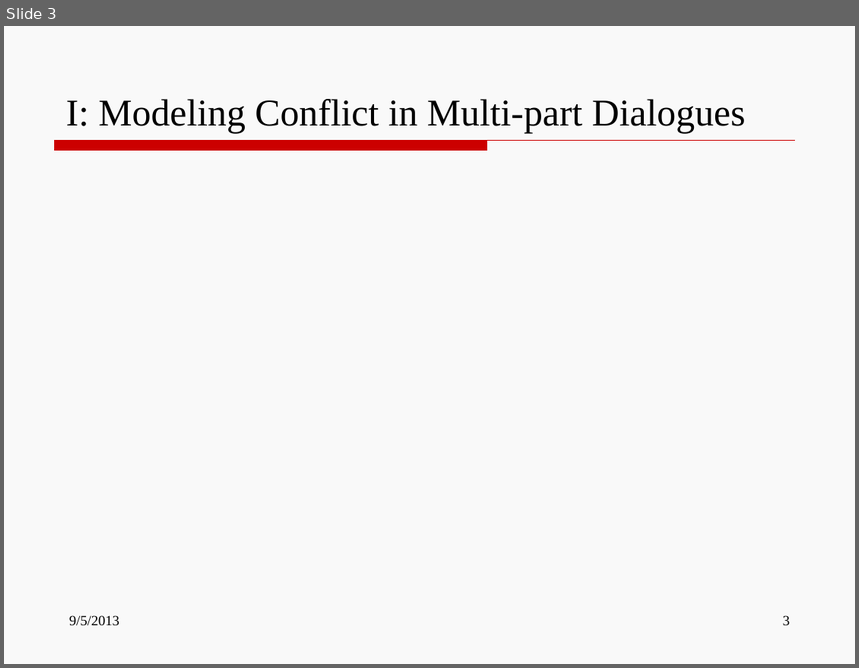
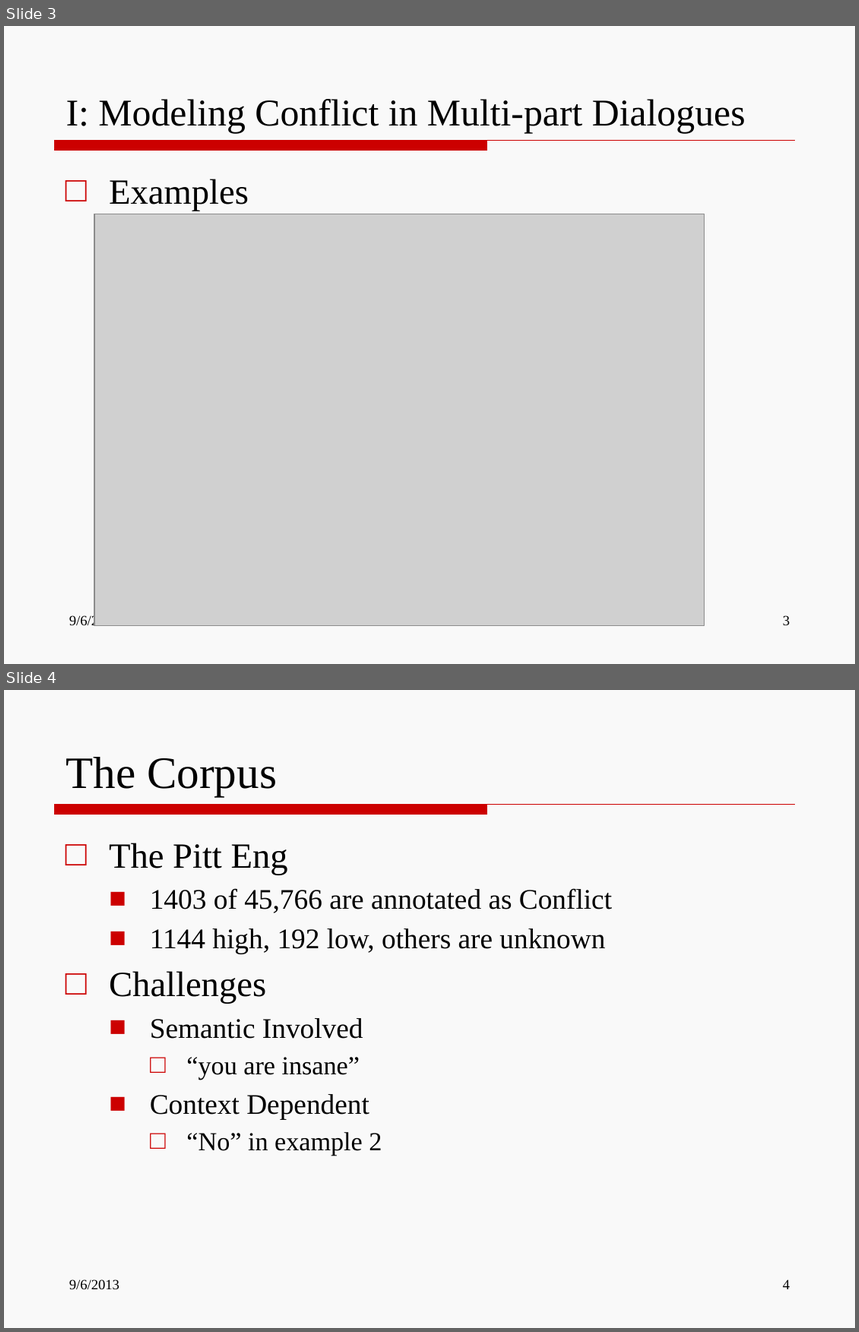
Before and after one commit to wencanluo/NLPFall2013, a slide deck: doc/More Ideas-Wencan.pptx. Shown one above the other, each under a label of ours: slide 3 before the commit, slides 3 and 4 after it. The pictures are 859x668 and 859x1332 pixels, drawn with LibreOffice and Linux fonts; fonts in the diff are those of the drawing; grey boxes stand for pictures. Boxes give left, top, right and bottom in pixels: in the first picture for what was removed or moved away, otherwise in the second. Text is boxed around its words. In the diff, an @@ line names an element or a change of style, - is before the commit and + after.

```diff
--- a/doc/More Ideas-Wencan.pptx
+++ b/doc/More Ideas-Wencan.pptx
@@ slide 4 added at box(4, 690, 855, 1328), background #F9F9F9; not listed: 1 template element that a slide beside it also shows @@
@@ title added at box(66, 757, 277, 796), 38 pt, text #000000 @@
+The Corpus
@@ text added at box(109, 843, 612, 1156), 24 pt, text #000000 @@
+□ The Pitt Eng
+  ■ 1403 of 45,766 are annotated as Conflict
+  ■ 1144 high, 192 low, others are unknown
+□ Challenges
+  ■ Semantic Involved
+    □ “you are insane”
+  ■ Context Dependent
+    □ “No” in example 2
@@ text added at box(69, 1280, 120, 1290), 12 pt, text #000000 @@
+9/6/2013
@@ page number added at box(783, 1280, 790, 1290), 12 pt, text #000000 @@
+4
@@ slide 3 changed as well @@
@@ text added at box(109, 179, 249, 211), 30 pt, text #000000 @@
+□ Examples
@@ picture added at box(94, 214, 705, 626) @@
@@ text at box(69, 615, 120, 629): text changed @@
-9/5/2013
+9/6/2013
```
Also in this commit, not shown: 8 other slides changed, 1 other slide added, 1 other file.
